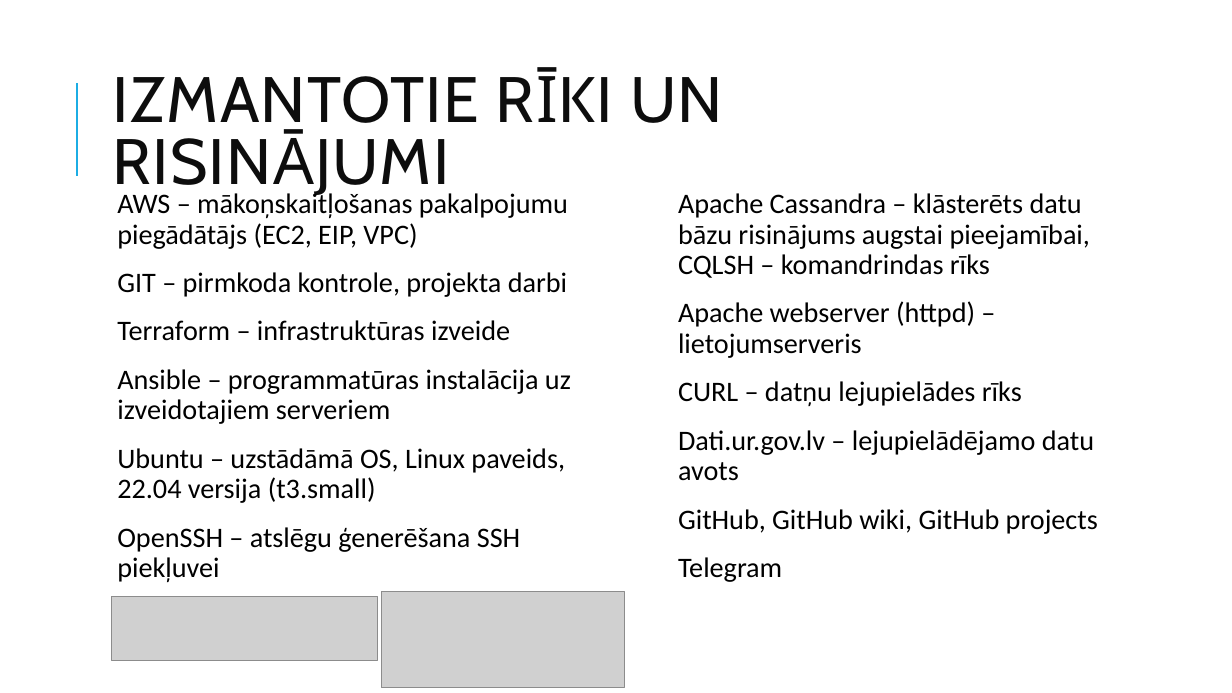
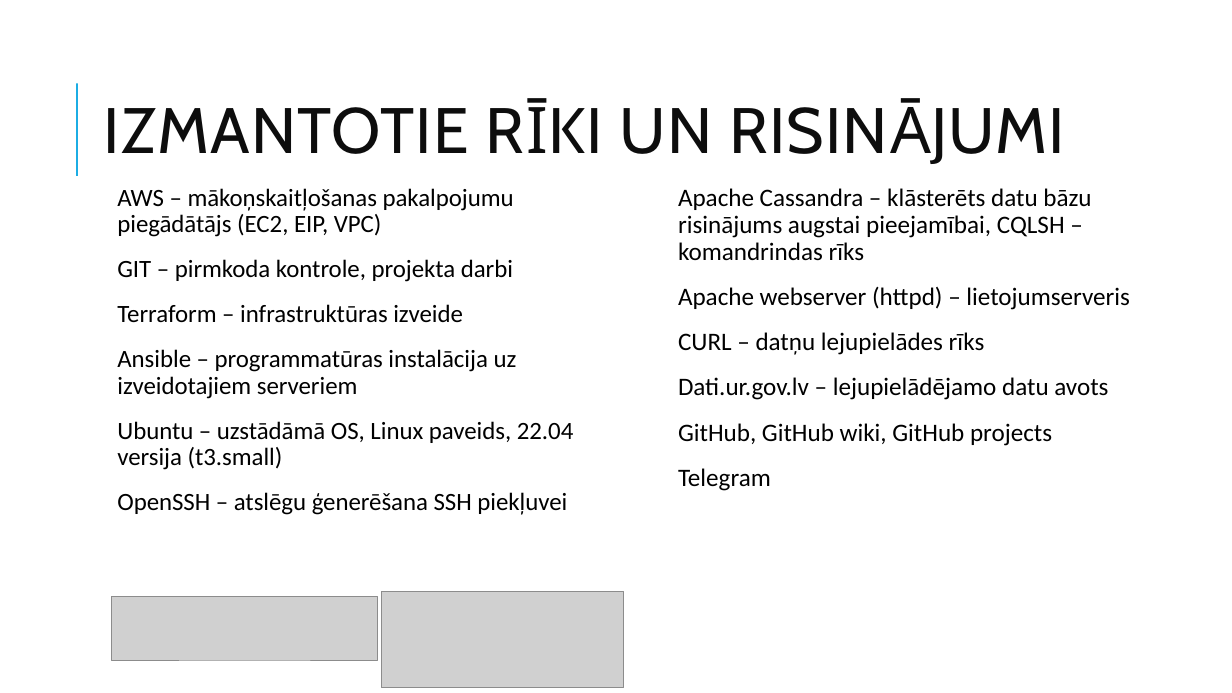
Before and after one commit to DitaGabalina/devops_db_group, a slide deck: slide 4 of docs/Slaidi.2022.07.04_v2.pptx. Drawn at 1232x693 pixels with LibreOffice and Linux fonts; fonts in the diff are those of the drawing; grey boxes stand for pictures. Boxes give left, top, right and bottom in pixels: in the first picture for what was removed or moved away, otherwise in the second. Text is boxed around its words. In the diff, an @@ line names an element or a change of style, - is before the commit and + after.

```diff
--- a/docs/Slaidi.2022.07.04_v2.pptx
+++ b/docs/Slaidi.2022.07.04_v2.pptx
@@ title "IZMANTOTIE RĪKI UN RISINĀJUMI" at [103, 107, 713, 154]: letter spacing 1 to 0.9 pt @@
@@ text "AWS – mākoņskaitļošanas pakalpojumu piegādātājs ..." at [117, 188, 574, 515]: size 22 to 19.4 pt @@
@@ text "Apache Cassandra – klāsterēts datu ..." at [678, 188, 1130, 491]: size 22 to 19.6 pt @@
```
Also in this commit, not shown: 12 other slides changed.
